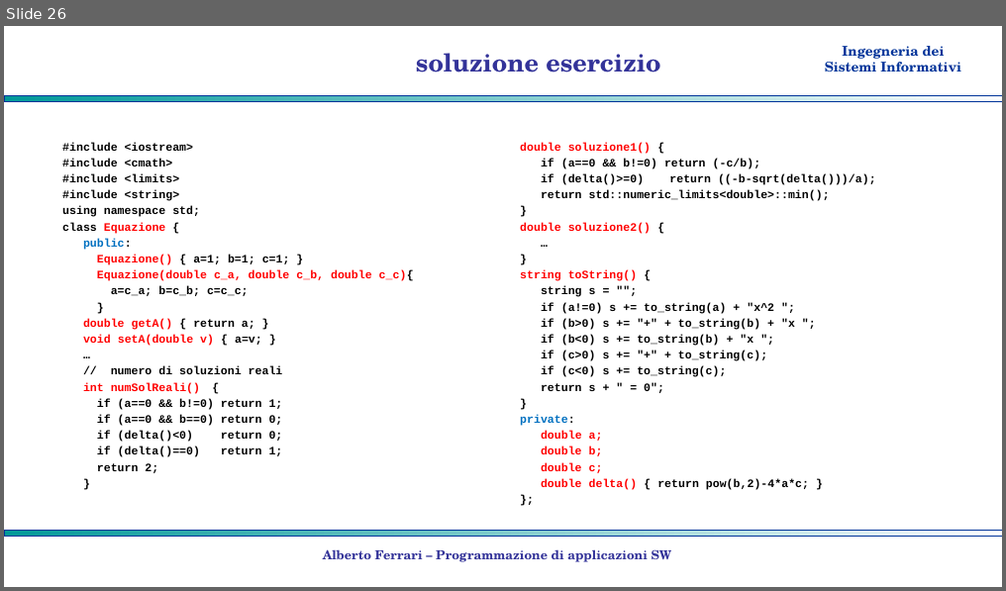
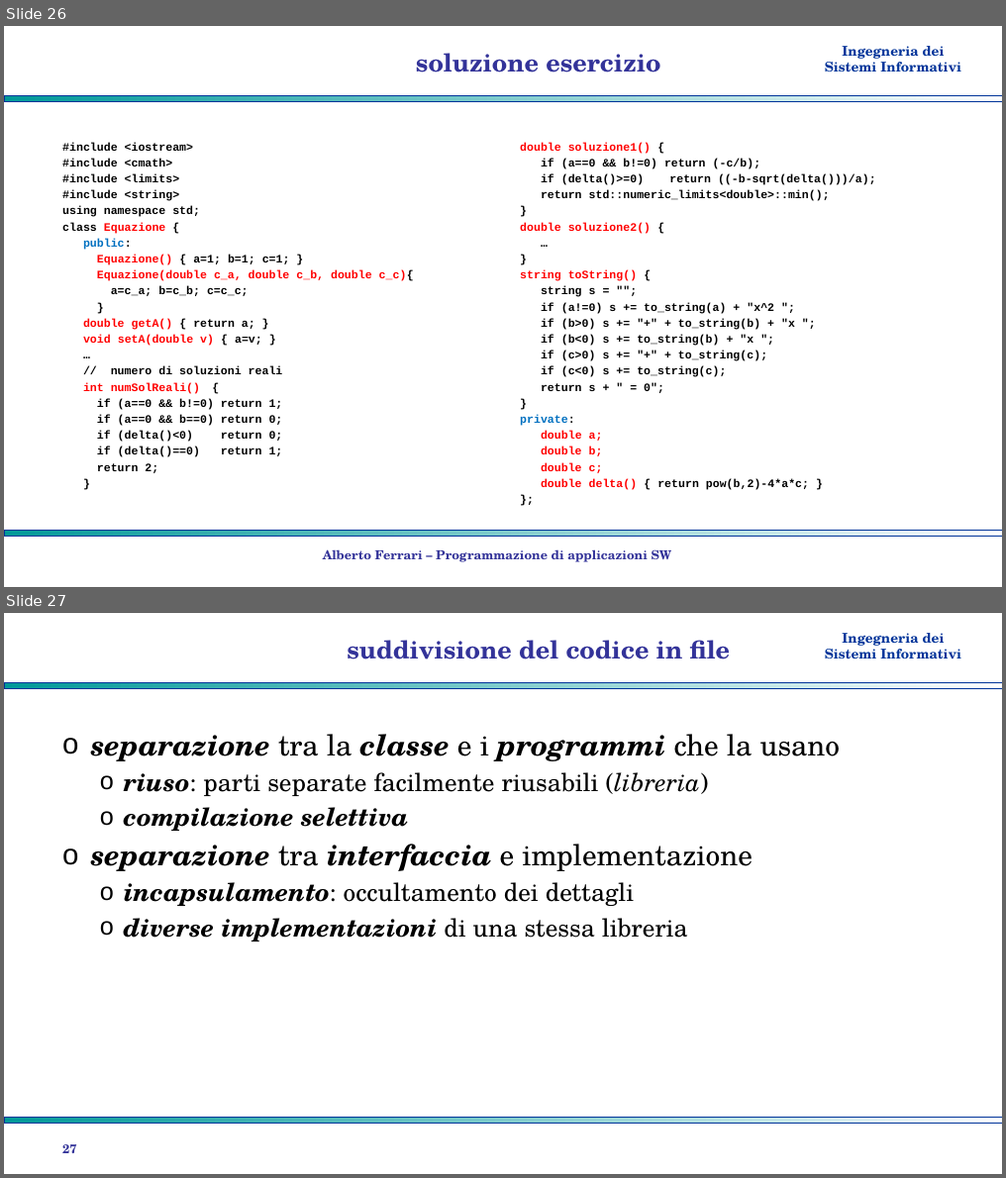
Before and after one commit to albertoferrari/pasw, a slide deck: lezioni/PASW04 - object oriented programming.pptx. Shown one above the other, each under a label of ours: slide 26 before the commit, slides 26 and 27 after it. The pictures are 1006x591 and 1006x1178 pixels, drawn with LibreOffice and Linux fonts; fonts in the diff are those of the drawing; background and template pictures are left out. Boxes give left, top, right and bottom in pixels: in the first picture for what was removed or moved away, otherwise in the second. Text is boxed around its words. In the diff, an @@ line names an element or a change of style, - is before the commit and + after.

```diff
--- a/lezioni/PASW04 - object oriented programming.pptx
+++ b/lezioni/PASW04 - object oriented programming.pptx
@@ slide 27 added at (x1=4, y1=613, x2=1002, y2=1174), background #FFFFFF; not listed: 3 template elements that a slide beside it also shows @@
@@ title added at (x1=347, y1=640, x2=731, y2=660), 24 pt, text #333399, bold @@
+suddivisione del codice in file
@@ text added at (x1=91, y1=734, x2=841, y2=942), 24 pt, text #000000, italic @@
+o separazione tra la classe e i programmi che la usano
+  o riuso: parti separate facilmente riusabili (libreria)
+  o compilazione selettiva
+o separazione tra interfaccia e implementazione
+  o incapsulamento: occultamento dei dettagli
+  o diverse implementazioni di una stessa libreria
@@ page number added at (x1=62, y1=1145, x2=76, y2=1154), 12 pt, text #333399, bold @@
+27
```
Also in this commit, not shown: 7 other slides added, 3 other files.
